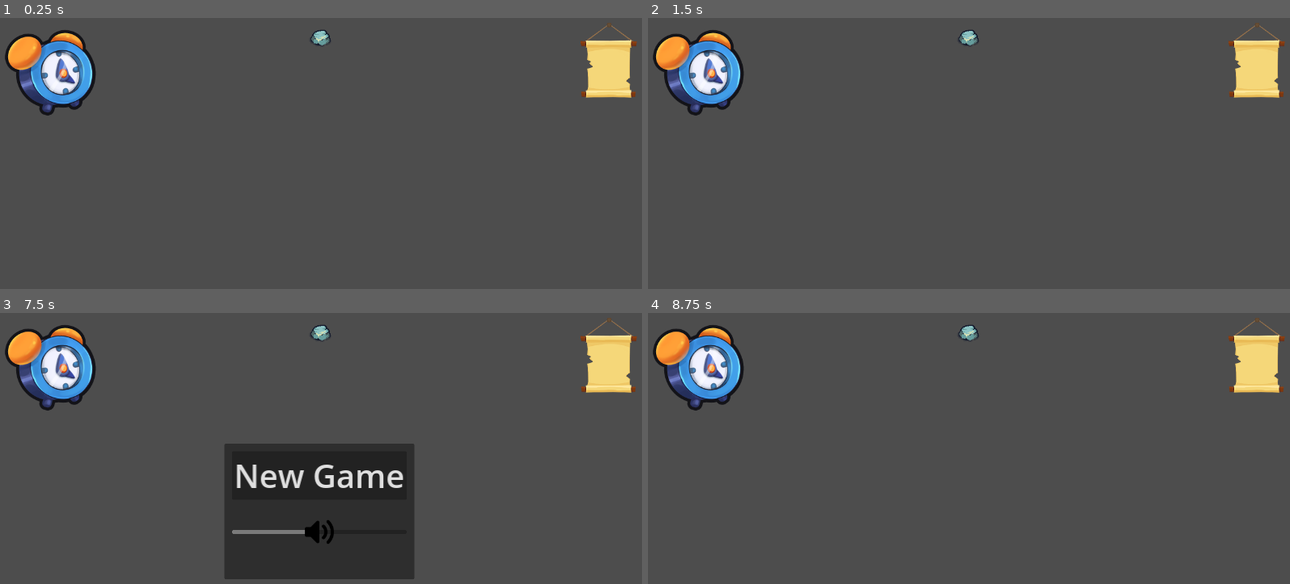
Above: before the commit, frames 1-4 (two rows, left to right).
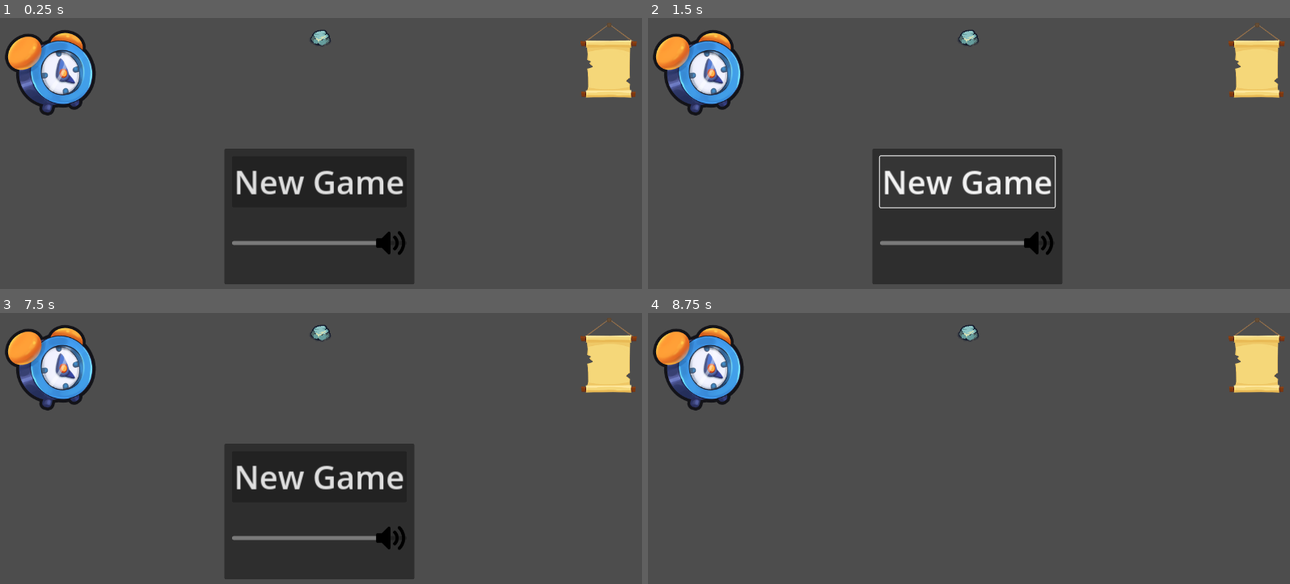
Above: after the commit, the same moments.

Repository: IceEmperor4944/PhilosophersStone
Game: Godot game, scene res://Scenes/ExampleMain.tscn
Two runs of this game, one before a commit and one after it. Both use one fixed random seed, a clock stepped at 60 frames per second and the inputs below. This scene is started directly instead of the project's main scene.
Inputs (mouse positions are in pixels of both pictures, inside the frame that each line leads up to):
- Up to frame 1 (0.25 s): no input
- Up to frame 2 (1.5 s): click (969, 180) at 0.5 s, where only the run after the commit has a clickable "New Game"; click (969, 180) at 1.25 s, where only the run after the commit has a clickable "New Game"
- Up to frame 3 (7.5 s): click (51, 367) at 2 s; click (321, 334) at 2.75 s; click (51, 367) at 3.5 s; click (321, 334) at 4.25 s; click (51, 367) at 5 s; click (321, 334) at 5.75 s; click (321, 475) at 6.5 s, where only the run after the commit has a clickable "New Game"; click (609, 356) at 7.25 s
- Up to frame 4 (8.75 s): tap Enter at 8 s; move the mouse to (1110, 475) at 8.02 s; press the mouse at (1110, 475) at 8.03 s

The runs differ from the first frame. In frame 1, 14% of the frame differs, in the area x 35-65%, y 48-99%; in frame 2, 10%; in frame 3, 1.5%; in frame 4, nothing differs.

Commit message:
MachineGUI and Volume
MachineGUI skeleton and some functionality.
Volume Functionality

Diff:
--- a/quest-for-the-philosopher's-stone/Scenes/ExampleMain.tscn
+++ b/quest-for-the-philosopher's-stone/Scenes/ExampleMain.tscn
@@ -1,7 +1,13 @@
-[gd_scene load_steps=2 format=3 uid="uid://b4q4jley78old"]
+[gd_scene load_steps=3 format=3 uid="uid://b4q4jley78old"]
 
 [ext_resource type="PackedScene" uid="uid://dp0r2qikrjfyb" path="res://Scenes/HUD_v0.1.tscn" id="1_mnkpd"]
+[ext_resource type="AudioStream" uid="uid://fvq8h4w47yb1" path="res://Assets/Sounds/350703__fran_ky__126-num-alchemy-eagb-5.wav" id="2_4xcml"]
 
 [node name="ExampleMain" type="Node2D"]
 
 [node name="HUD" parent="." instance=ExtResource("1_mnkpd")]
+
+[node name="AudioStreamPlayer" type="AudioStreamPlayer" parent="."]
+stream = ExtResource("2_4xcml")
+autoplay = true
+bus = &"Music"
--- a/quest-for-the-philosopher's-stone/Scenes/HUD_v0.1.tscn
+++ b/quest-for-the-philosopher's-stone/Scenes/HUD_v0.1.tscn
@@ -1,8 +1,9 @@
-[gd_scene load_steps=6 format=3 uid="uid://dp0r2qikrjfyb"]
+[gd_scene load_steps=7 format=3 uid="uid://dp0r2qikrjfyb"]
 
 [ext_resource type="Script" path="res://Scripts/hud_v_0.1.gd" id="1_ukfln"]
 [ext_resource type="Texture2D" uid="uid://x3ee60wldnga" path="res://Assets/Sprites/PlaceholderImages/spr_stroked_clock.png" id="3_s4xdk"]
 [ext_resource type="Texture2D" uid="uid://bp76qkkeufu02" path="res://Assets/Sprites/PlaceholderImages/spr_rock.png" id="4_6eisy"]
+[ext_resource type="PackedScene" uid="uid://dsaxv6ndg5ee2" path="res://Scenes/VolumeSlider.tscn" id="5_6052i"]
 [ext_resource type="Texture2D" uid="uid://b0bhjtdg03ovm" path="res://Assets/Sprites/PlaceholderImages/Scroll_Wall.png" id="5_sych2"]
 [ext_resource type="Texture2D" uid="uid://d0o1b275n4it0" path="res://Assets/Sprites/PlaceholderImages/volumeScaledDown.png" id="7_l7vpp"]
 
@@ -46,7 +47,6 @@
 metadata/_edit_use_anchors_ = true
 
 [node name="SettingsMenu" type="PanelContainer" parent="."]
-visible = false
 anchors_preset = 8
 anchor_left = 0.5
 anchor_top = 0.5
@@ -80,15 +80,11 @@
 size_flags_vertical = 3
 size_flags_stretch_ratio = 0.3
 
-[node name="VolSlider" type="HSlider" parent="SettingsMenu/MarginContainer/VBoxContainer"]
+[node name="VolumeSlider" parent="SettingsMenu/MarginContainer/VBoxContainer" instance=ExtResource("5_6052i")]
 layout_mode = 2
-size_flags_horizontal = 3
-size_flags_vertical = 2
-tooltip_text = "Volume"
 theme_override_icons/grabber = ExtResource("7_l7vpp")
 theme_override_icons/grabber_highlight = ExtResource("7_l7vpp")
-value = 50.0
-rounded = true
+busName = "Music"
 
 [node name="Spacer2" type="Control" parent="SettingsMenu/MarginContainer/VBoxContainer"]
 layout_mode = 2
@@ -103,4 +99,3 @@
 [connection signal="mouse_exited" from="SettingsBtn" to="." method="_on_settings_btn_mouse_exited"]
 [connection signal="toggled" from="SettingsBtn" to="." method="_on_settings_btn_toggled"]
 [connection signal="pressed" from="SettingsMenu/MarginContainer/VBoxContainer/NewGameBtn" to="." method="_on_new_game_btn_pressed"]
-[connection signal="value_changed" from="SettingsMenu/MarginContainer/VBoxContainer/VolSlider" to="." method="_on_vol_slider_value_changed"]
--- /dev/null
+++ b/quest-for-the-philosopher's-stone/Scenes/MachineGUI.tscn
@@ -0,0 +1,106 @@
+[gd_scene load_steps=4 format=3 uid="uid://ch0utvogqndvw"]
+
+[ext_resource type="Script" path="res://Scripts/machine_gui.gd" id="1_kaw44"]
+[ext_resource type="Texture2D" uid="uid://4eq3x217ekc8" path="res://Assets/Sprites/PlaceholderImages/SimpleMachine.png" id="1_lkpic"]
+[ext_resource type="Texture2D" uid="uid://blxe8x2twlteg" path="res://Assets/Sprites/PlaceholderImages/spr_stroked_hand.png" id="3_74r6s"]
+
+[node name="Machine" type="Control"]
+layout_mode = 3
+anchors_preset = 15
+anchor_right = 1.0
+anchor_bottom = 1.0
+grow_horizontal = 2
+grow_vertical = 2
+script = ExtResource("1_kaw44")
+
+[node name="SimpleMachine" type="Sprite2D" parent="."]
+position = Vector2(652, 339)
+texture = ExtResource("1_lkpic")
+
+[node name="VSlider" type="VSlider" parent="."]
+layout_mode = 0
+offset_left = 220.0
+offset_top = 154.0
+offset_right = 414.0
+offset_bottom = 375.0
+step = 5.0
+rounded = true
+tick_count = 20
+
+[node name="Label" type="Label" parent="."]
+layout_mode = 0
+offset_left = 174.0
+offset_top = 263.0
+offset_right = 214.0
+offset_bottom = 286.0
+theme_override_font_sizes/font_size = 32
+text = "0"
+
+[node name="VSlider2" type="VSlider" parent="."]
+layout_mode = 0
+offset_left = 447.0
+offset_top = 165.0
+offset_right = 641.0
+offset_bottom = 386.0
+step = 5.0
+tick_count = 20
+
+[node name="Label2" type="Label" parent="."]
+layout_mode = 0
+offset_left = 428.0
+offset_top = 254.0
+offset_right = 468.0
+offset_bottom = 277.0
+theme_override_font_sizes/font_size = 32
+text = "0"
+
+[node name="VSlider3" type="VSlider" parent="."]
+layout_mode = 0
+offset_left = 662.0
+offset_top = 148.0
+offset_right = 856.0
+offset_bottom = 369.0
+step = 5.0
+tick_count = 20
+
+[node name="Label3" type="Label" parent="."]
+layout_mode = 0
+offset_left = 634.0
+offset_top = 252.0
+offset_right = 674.0
+offset_bottom = 275.0
+theme_override_font_sizes/font_size = 32
+text = "0"
+
+[node name="VSlider4" type="VSlider" parent="."]
+layout_mode = 0
+offset_left = 887.0
+offset_top = 154.0
+offset_right = 1081.0
+offset_bottom = 375.0
+step = 5.0
+tick_count = 20
+ticks_on_borders = true
+
+[node name="Label4" type="Label" parent="."]
+layout_mode = 0
+offset_left = 863.0
+offset_top = 247.0
+offset_right = 903.0
+offset_bottom = 270.0
+theme_override_font_sizes/font_size = 32
+text = "0"
+
+[node name="TextureButton" type="TextureButton" parent="."]
+layout_mode = 0
+offset_left = 555.0
+offset_top = 527.0
+offset_right = 755.0
+offset_bottom = 727.0
+texture_normal = ExtResource("3_74r6s")
+
+[connection signal="value_changed" from="VSlider" to="." method="_on_v_slider_value_changed"]
+[connection signal="value_changed" from="VSlider2" to="." method="_on_v_slider_2_value_changed"]
+[connection signal="value_changed" from="VSlider3" to="." method="_on_v_slider_3_value_changed"]
+[connection signal="value_changed" from="VSlider4" to="." method="_on_v_slider_4_value_changed"]
+[connection signal="button_down" from="TextureButton" to="." method="_on_texture_button_button_down"]
--- /dev/null
+++ b/quest-for-the-philosopher's-stone/Scenes/VolumeSlider.tscn
@@ -0,0 +1,10 @@
+[gd_scene load_steps=2 format=3 uid="uid://dsaxv6ndg5ee2"]
+
+[ext_resource type="Script" path="res://Scripts/volume_slider.gd" id="1_p2xun"]
+
+[node name="VolumeSlider" type="HSlider"]
+offset_right = 8.0
+offset_bottom = 16.0
+max_value = 1.0
+step = 0.001
+script = ExtResource("1_p2xun")
--- a/quest-for-the-philosopher's-stone/Scripts/hud_v_0.1.gd
+++ b/quest-for-the-philosopher's-stone/Scripts/hud_v_0.1.gd
@@ -24,17 +24,6 @@
 	pass
 
 
-func _on_vol_slider_value_changed(value: float) -> void:
-	# Change the volume of the background music
-	pass
-#endregion
-
-
-#region Hand Button Functionality
-# Item choices menu such as dropping it?
-# Call this function
-func ChangeHeldItem(newItemTexture):
-	$HeldItem.set_texture(newItemTexture)
 
 #endregion
 
--- /dev/null
+++ b/quest-for-the-philosopher's-stone/Scripts/machine_gui.gd
@@ -0,0 +1,43 @@
+extends Control
+@onready var v1 = $VSlider
+@onready var v2 = $VSlider2
+@onready var v3 = $VSlider3
+@onready var v4 = $VSlider4
+
+@onready var l1 = $Label
+@onready var l2 = $Label2
+@onready var l3 = $Label3
+@onready var l4 = $Label4
+
+# Called when the node enters the scene tree for the first time.
+func _ready() -> void:
+
+	pass # Replace with function body.
+
+
+func _on_v_slider_value_changed(value: float) -> void:
+	l1.text = str(v1.value)
+
+
+func _on_v_slider_2_value_changed(value: float) -> void:
+	l2.text = str(v2.value)
+
+
+func _on_v_slider_3_value_changed(value: float) -> void:
+	l3.text = str(v3.value)
+
+
+func _on_v_slider_4_value_changed(value: float) -> void:
+	l4.text = str(v4.value)
+
+
+func _on_texture_button_button_down() -> void:
+	#Output Result
+
+	#Reset Sliders
+	v1.value=0
+	v2.value=0
+	v3.value=0
+	v4.value=0
+
+	pass # Replace with function body.
--- /dev/null
+++ b/quest-for-the-philosopher's-stone/Scripts/volume_slider.gd
@@ -0,0 +1,15 @@
+extends HSlider
+
+@export
+var busName: String
+
+var busIndex: int
+
+func _ready() -> void:
+	busIndex = AudioServer.get_bus_index(busName)
+	value_changed.connect(OnValueChanged)
+
+	value = db_to_linear(AudioServer.get_bus_volume_db(busIndex))
+
+func OnValueChanged(value: float) -> void:
+	AudioServer.set_bus_volume_db(busIndex, linear_to_db(value))
--- /dev/null
+++ b/quest-for-the-philosopher's-stone/default_bus_layout.tres
@@ -0,0 +1,15 @@
+[gd_resource type="AudioBusLayout" format=3 uid="uid://b5lqxfa66ob6e"]
+
+[resource]
+bus/1/name = &"Music"
+bus/1/solo = false
+bus/1/mute = false
+bus/1/bypass_fx = false
+bus/1/volume_db = 0.0
+bus/1/send = &"Master"
+bus/2/name = &"SFX"
+bus/2/solo = false
+bus/2/mute = false
+bus/2/bypass_fx = false
+bus/2/volume_db = 0.0
+bus/2/send = &"Master"
Not shown, added: quest-for-the-philosopher's-stone/Assets/Sounds/350703__fran_ky__126-num-alchemy-eagb-5.wav.import
Binary file added: quest-for-the-philosopher's-stone/Assets/Sprites/PlaceholderImages/SimpleMachine.png
Not shown, added: quest-for-the-philosopher's-stone/Assets/Sprites/PlaceholderImages/SimpleMachine.png.import
Not shown, added: quest-for-the-philosopher's-stone/Assets/Sounds/350703__fran_ky__126-num-alchemy-eagb-5.wav
